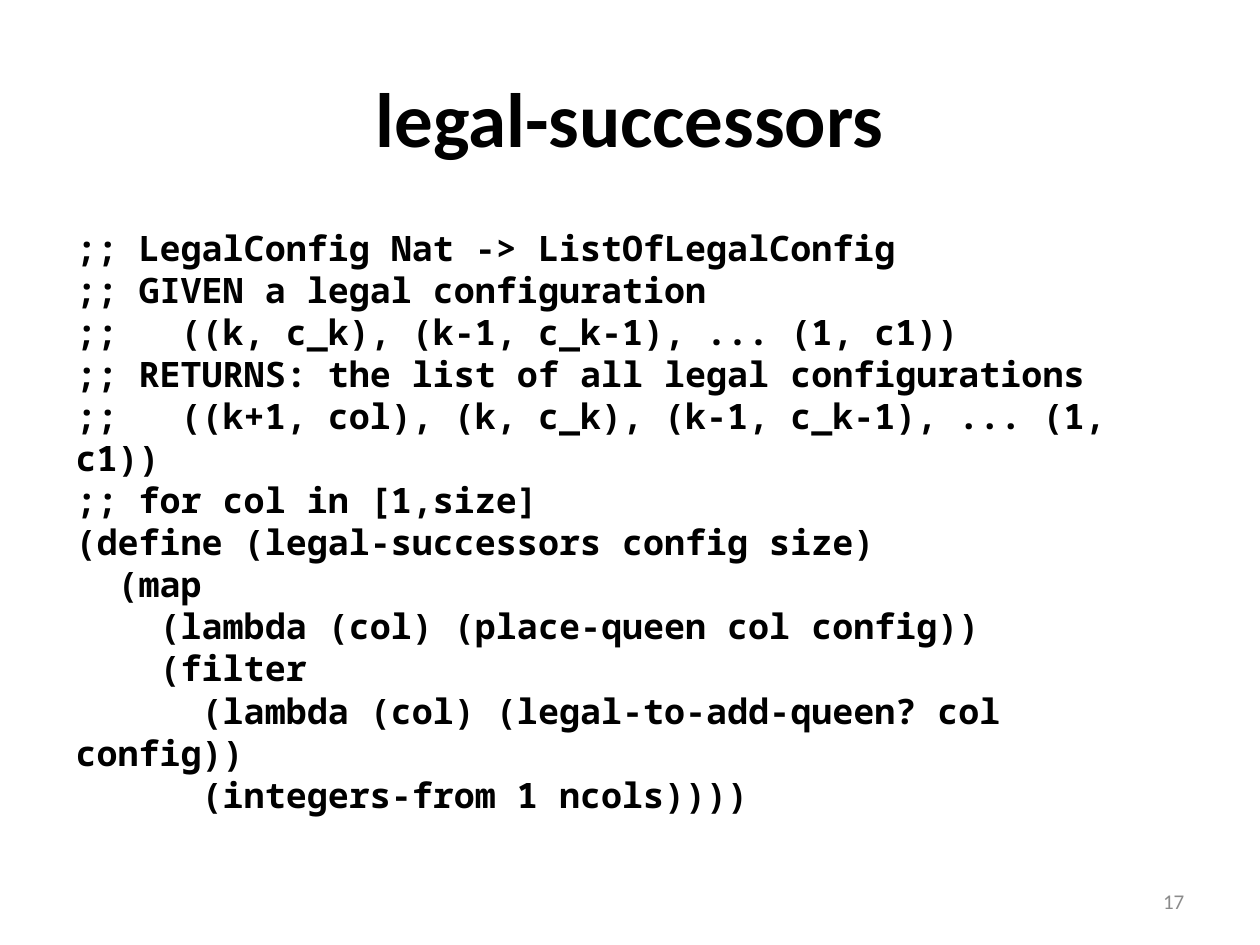
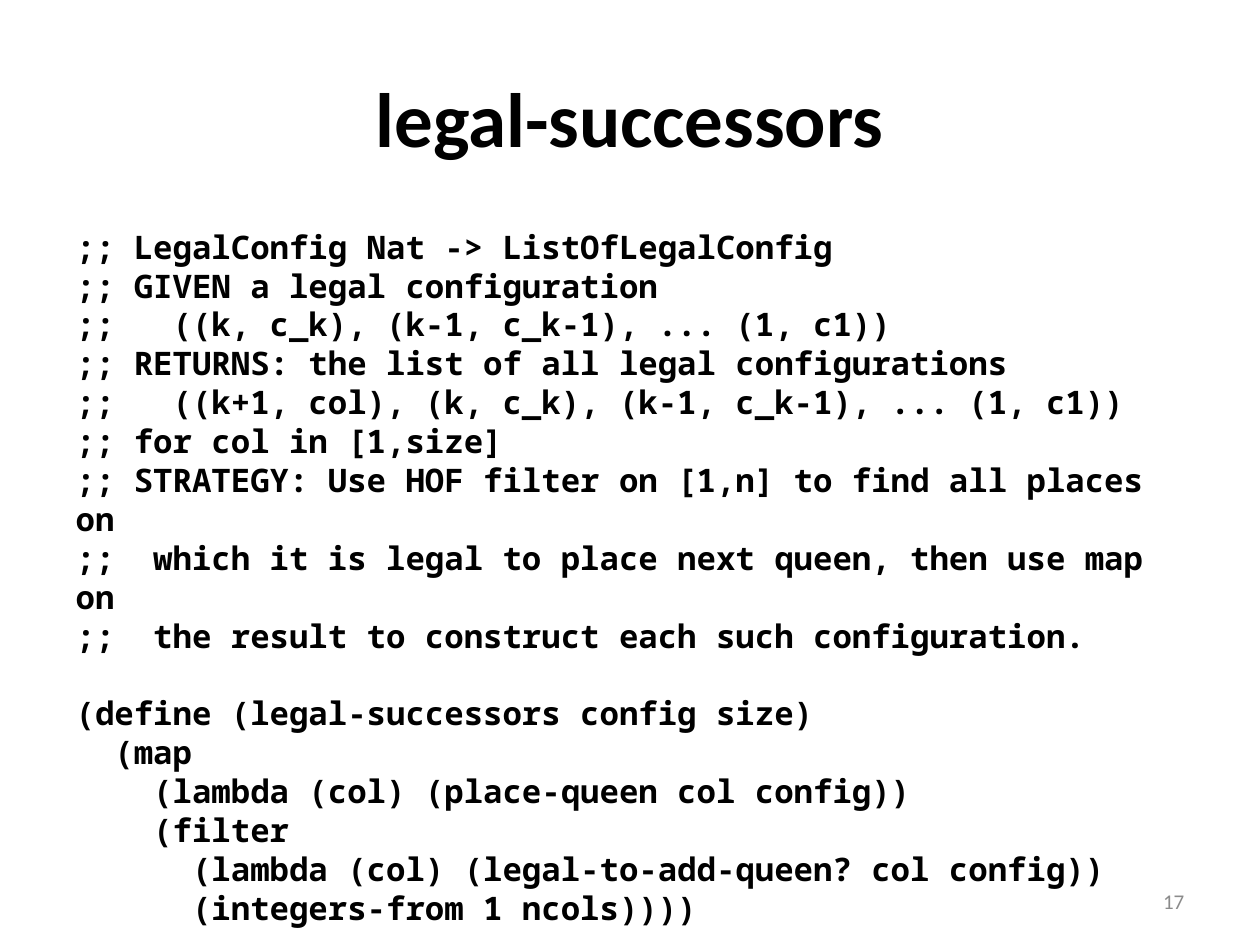
Before and after one commit to mwand/cs5010f16, a slide deck: slide 17 of Slides/Lesson 8.7 The 8-Queens Problem.pptx. Drawn at 1260x945 pixels with LibreOffice and Linux fonts; fonts in the diff are those of the drawing. Boxes give left, top, right and bottom in pixels: in the first picture for what was removed or moved away, otherwise in the second. Text is boxed around its words. In the diff, an @@ line names an element or a change of style, - is before the commit and + after.

Commit message:
updated slides to match new-style strategies

```diff
--- a/Slides/Lesson 8.7 The 8-Queens Problem.pptx
+++ b/Slides/Lesson 8.7 The 8-Queens Problem.pptx
@@ text at box(76, 234, 1124, 928): size 20 to 18.5 pt in ";; LegalConfig Nat -> ListOfLegalConfig", ";; GIVEN a legal configuration", ";; ((k, c_k), (k-1, c_k-1), ... (1, ...", ";; RETURNS: the list of all legal ..." and 8 more places @@
@@ text at box(76, 467, 1143, 656): paragraphs added @@
+;; STRATEGY: Use HOF filter on [1,n] to find all places on
+;; which it is legal to place next queen, then use map on
+;; the result to construct each such configuration.
```
Also in this commit, not shown: 5 other slides changed, 1 slide added, 4 other files.
